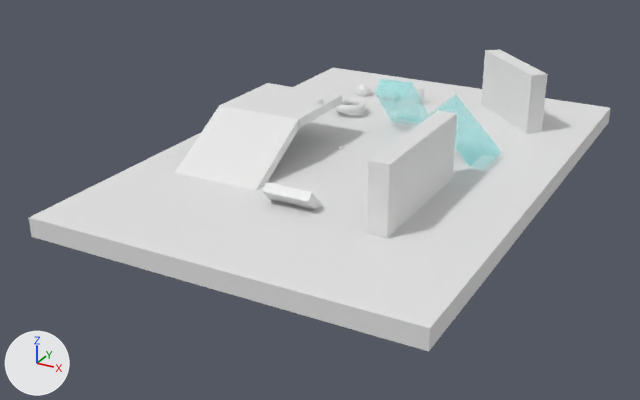
One commit to the glTF model gltf4/map.glb: the scene before it, then after it.
The view is the same before and after, from a 50 mm lens placed at (199.0, -413.0, 173.0), pointed at (-15.0, -25.0, -21.0). Arrows for +X, +Y and +Z are at lower left; the lights stay in place.

Objects in the first picture: 'Connector', 'Field', 'Field.001', 'Ground', 'Launcher', 'Ramp', 'Wall', 'Wall.001'.
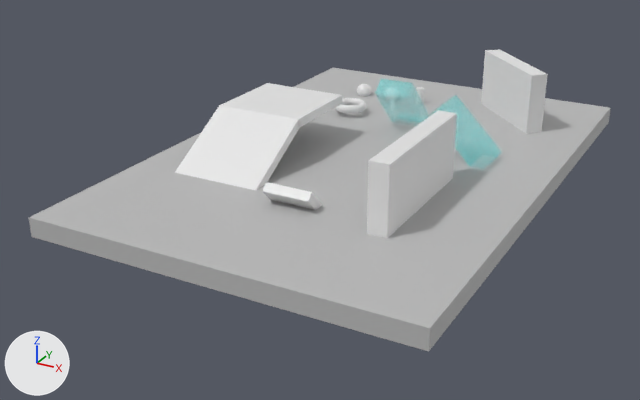
What changed in the scene script:
```text
Change mat_material:
    mat_material.base_color: (0.8, 0.8, 0.8) -> (0.5, 0.5, 0.5)  # white #e7e7e7 -> grey #bcbcbc
Remove ob_link_end_001:
    ob_link_end_001 = bpy.data.objects.new('Link_End.001', me_link_end_001)
    ob_link_end_001.location = (0.0, 0.0, 0.0)
```

Location of each change, (x1, y1, x2, y2) in pixels of the pictures (640 x 400 px):
'Ground', recoloured (white to grey): (29, 68, 611, 352) in both
'Link_End.001', deleted: before (338, 145, 343, 150)
